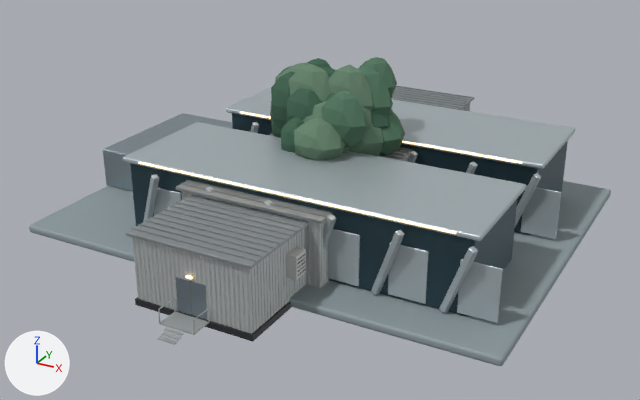
The Blender file tools/blender/campus-catalog.blend as it was, and as the next commit left it.
Camera for both pictures: a 50 mm camera at (27.5, -52.0, 26.8) aimed at (0.0, -2.0, 1.9). Lighting does not change. The marker at lower left points along +X, +Y and +Z. The picture after the commit comes second.

Names of what the first picture shows: 'CTRL_HOUSE Prefab standing-seam roof', 'Campus symbol plinth', 'Campus symbol service wing', 'EHOUSE Prefab panel rib', 'EHOUSE Prefab standing-seam roof', 'EHOUSE Prefab steel skid', 'MAP_CAMPUS Ceramic-coated pearl aluminum', 'MAP_CAMPUS Recessed graphite panels', 'TREE1 Foliage 2', 'TREE2 Foliage 1', 'Wall panel body', 'Wall panel body.001' and 11 more.
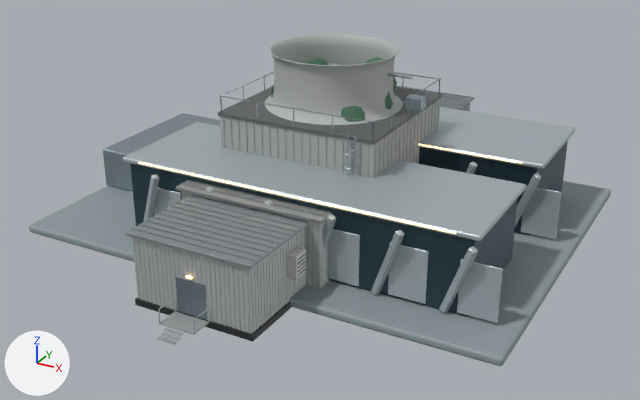
Edits to the bpy script that builds the scene:
```text
Add mat_tower_frp_casing:
    mat_tower_frp_casing = principled_material('Tower FRP casing')
    mat_tower_frp_casing.base_color = (0.44, 0.46, 0.45)  # grey #b1b5b3
    mat_tower_frp_casing.roughness = 0.62
Add mat_tower_deck_grating:
    mat_tower_deck_grating = principled_material('Tower deck grating')
    mat_tower_deck_grating.base_color = (0.16, 0.17, 0.17)  # grey #6f7373
    mat_tower_deck_grating.metallic = 0.4
    mat_tower_deck_grating.roughness = 0.6
Add mat_tower_frp_rib:
    mat_tower_frp_rib = principled_material('Tower FRP rib')
    mat_tower_frp_rib.base_color = (0.38, 0.4, 0.39)  # grey #a6aaa8
    mat_tower_frp_rib.roughness = 0.6
Add me_cylinder_047:
    me_cylinder_047.from_pydata(...)  # 1336 vertices, 1192 faces; spans x -5.7..6.65, y -6.45..6.3, z 0.0..11.12
    me_cylinder_047.materials.append(mat_mechanical_brushed_steel)  # grey #9eadb5
Add me_eased_inlet_fan_stack:
    me_eased_inlet_fan_stack.from_pydata(...)  # 960 vertices, 914 faces; spans x -5.7..5.7, y -5.5..5.5, z 3.05..12.2
    me_eased_inlet_fan_stack.materials.append(mat_tower_frp_casing)  # grey #b1b5b3
Add me_fan_deck_001:
    me_fan_deck_001.from_pydata(...)  # 96 vertices, 98 faces; spans x -5.8..5.8, y -5.6..5.6, z 8.15..8.4
    me_fan_deck_001.materials.append(mat_tower_deck_grating)  # grey #6f7373
Add me_casing_corner_post:
    me_casing_corner_post.from_pydata(...)  # 624 vertices, 468 faces; spans x -5.74..5.74, y -5.55..5.55, z 0.75..8.1
    me_casing_corner_post.materials.append(mat_tower_frp_rib)  # grey #a6aaa8
Add ob_tower_cell_mechanical_brushed_steel:
    ob_tower_cell_mechanical_brushed_steel = bpy.data.objects.new('TOWER_CELL Mechanical brushed steel', me_cylinder_047)
    ob_tower_cell_mechanical_brushed_steel.parent = ob_tower_cell
    ob_tower_cell_mechanical_brushed_steel.location = (0.0, 0.0, 0.0)
Add ob_tower_cell:
    ob_tower_cell = bpy.data.objects.new('TOWER_CELL', None)
    ob_tower_cell.parent = ob_ifx_campus_catalog
    ob_tower_cell.location = (0.0, 0.0, 0.0)
Add ob_tower_cell_tower_frp_casing:
    ob_tower_cell_tower_frp_casing = bpy.data.objects.new('TOWER_CELL Tower FRP casing', me_eased_inlet_fan_stack)
    ob_tower_cell_tower_frp_casing.parent = ob_tower_cell
    ob_tower_cell_tower_frp_casing.location = (0.0, 0.0, 0.0)
Add ob_fan_deck_001:
    ob_fan_deck_001 = bpy.data.objects.new('Fan deck.001', me_fan_deck_001)
    ob_fan_deck_001.parent = ob_tower_cell
    ob_fan_deck_001.location = (0.0, 0.0, 0.0)
Add ob_tower_cell_tower_frp_rib:
    ob_tower_cell_tower_frp_rib = bpy.data.objects.new('TOWER_CELL Tower FRP rib', me_casing_corner_post)
    ob_tower_cell_tower_frp_rib.parent = ob_tower_cell
    ob_tower_cell_tower_frp_rib.location = (0.0, 0.0, 0.0)
```

What differs and where, as boxes (x1, y1, x2, y2) in the pictures (640 x 400 px):
'TOWER_CELL Tower FRP casing', added
    after: (220, 34, 440, 178)
'Fan deck.001', added
    after: (218, 87, 442, 145)
'TOWER_CELL Tower FRP rib', added
    after: (223, 99, 440, 177)
'TOWER_CELL Mechanical brushed steel', added
    after: (220, 63, 441, 177)
'TREE1 Foliage 2', unchanged, covered by the edit
    before: (289, 65, 373, 161)
'TREE2 Foliage 1', unchanged, covered by the edit
    before: (322, 57, 397, 147)
    after: (341, 57, 397, 122)
'TREE0 Foliage 0', unchanged, covered by the edit
    before: (271, 71, 389, 129)
    after: (271, 85, 274, 98)
